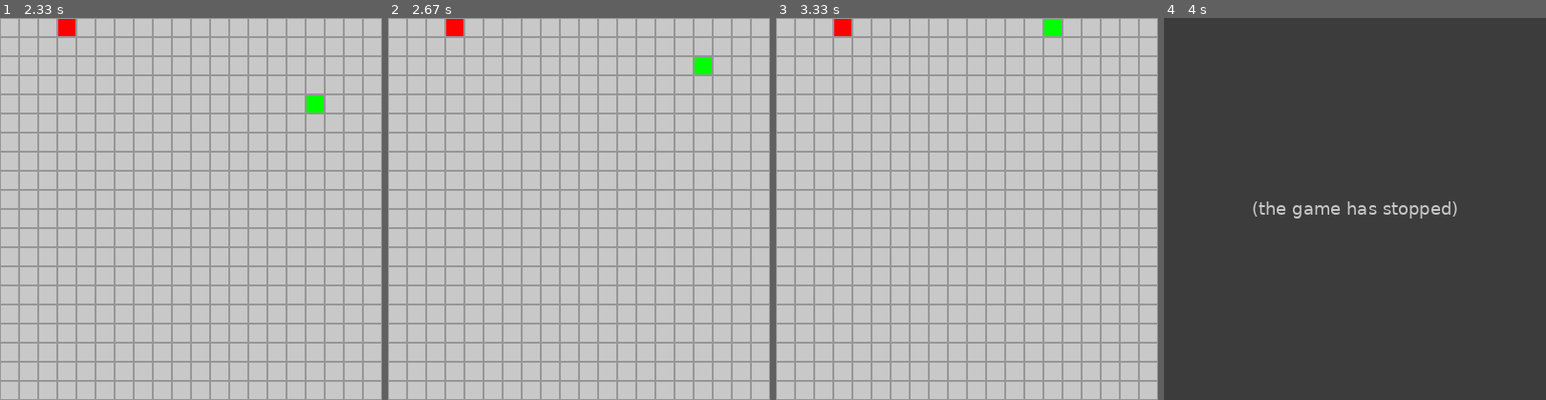
Above: before the commit, frames 1-4 (left to right).
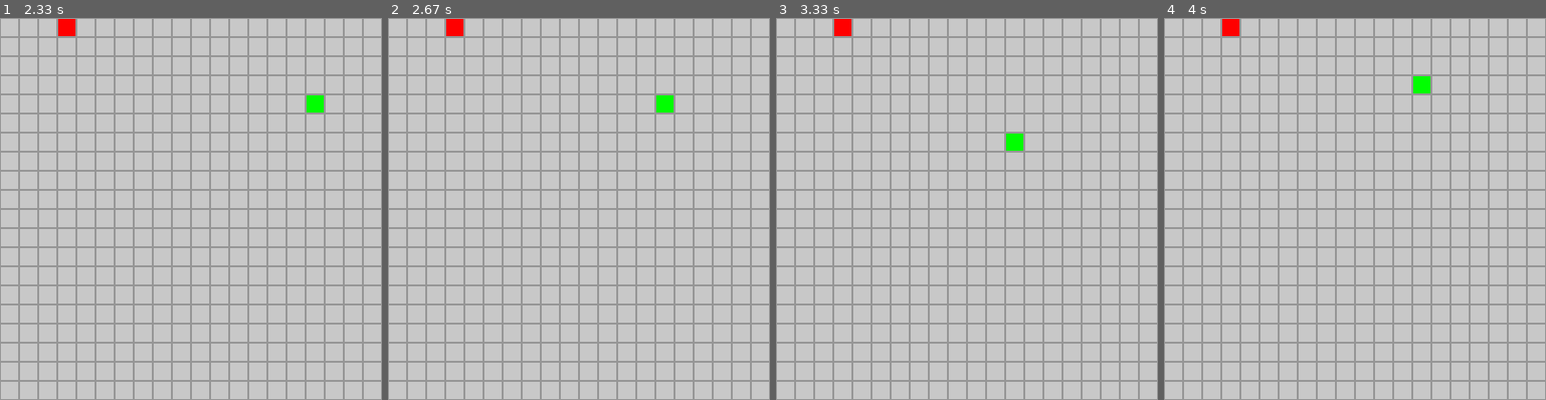
Above: after the commit, the same moments.

Repository: TheStaticBits/Pygame-Snake-Game
Game: pygame game, started from snakeGame.py
Two runs of this game, one before a commit and one after it. Both use one fixed random seed, a clock stepped at 60 frames per second and the inputs below.
Inputs:
- Up to frame 1 (2.33 s): hold Right 0.33-0.8 s; hold Up 0.83-1.13 s; hold Right 1.17-1.63 s; hold Up 1.67-2.2 s; tap A at 2.23 s
- Up to frame 2 (2.67 s): hold Down from 2.57 s (still down)
- Up to frame 3 (3.33 s): release Down at 2.87 s; hold Left 2.9-3.3 s
- Up to frame 4 (4 s): hold Up 3.33-3.7 s; hold Right from 3.73 s (still down)

Frame 1 is identical in both runs. In frame 2, 0.4% of the frame differs, in the area x 70-85%, y 10-25%; in frame 3, 0.4%; in frame 4, 100%, in the area x 0-100%, y 0-100%.
Before the commit the program exited at 3.33 s; later frames show no game.

Commit message:
Bug Fixes

Diff:
--- a/files/snake.py
+++ b/files/snake.py
@@ -5,28 +5,29 @@
         self.head = [10, 10]
         self.tail = []
         self.direction = None
+        self.directionChange = None
 
         self.delay = 10
         self.cooldown = self.delay
 
     def update(self):
+        if self.game.input.keys["left"]:
+            if self.direction != "right":
+                self.directionChange = "left"
+        elif self.game.input.keys["right"]:
+            if self.direction != "left":
+                self.directionChange = "right"
+        elif self.game.input.keys["up"]:
+            if self.direction != "down":
+                self.directionChange = "up"
+        elif self.game.input.keys["down"]:
+            if self.direction != "up":
+                self.directionChange = "down"
+
         self.cooldown -= 1
         if self.cooldown <= 0:
             self.cooldown = self.delay
-
-            if self.game.input.keys["left"]:
-                if self.direction != "right":
-                    self.direction = "left"
-            elif self.game.input.keys["right"]:
-                if self.direction != "left":
-                    self.direction = "right"
-            elif self.game.input.keys["up"]:
-                if self.direction != "down":
-                    self.direction = "up"
-            elif self.game.input.keys["down"]:
-                if self.direction != "up":
-                    self.direction = "down"
-
+            self.direction = self.directionChange
             self.move()
 
     def move(self):
@@ -41,7 +42,7 @@
         elif self.direction == "down":
             self.head[1] += 1
 
-        if self.head[0] < 0 or self.head[0] > self.game.size[0] or self.head[1] < 0 or self.head[1] > self.game.size[1]:
+        if self.head[0] < 0 or self.head[0] > self.game.size[0] or self.head[1] < 0 or self.head[1] > self.game.size[1] or self.head in self.tail:
             self.game.running = False
 
         for count in range(len(self.tail)):
Not shown, added: .replit
